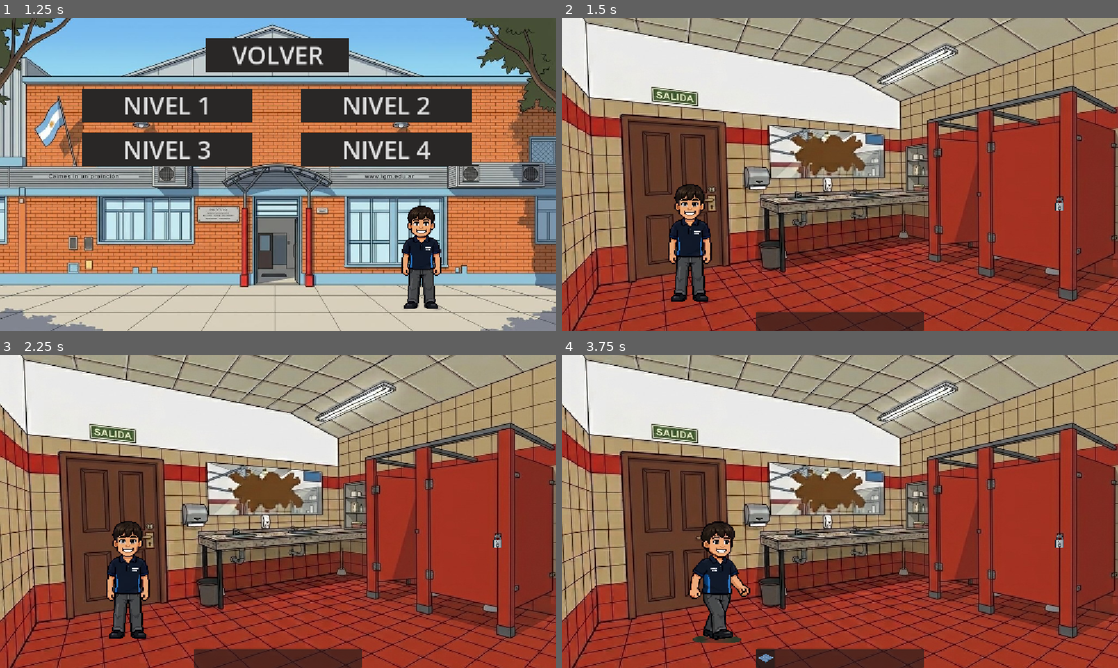
Above: before the commit, frames 1-4 (two rows, left to right).
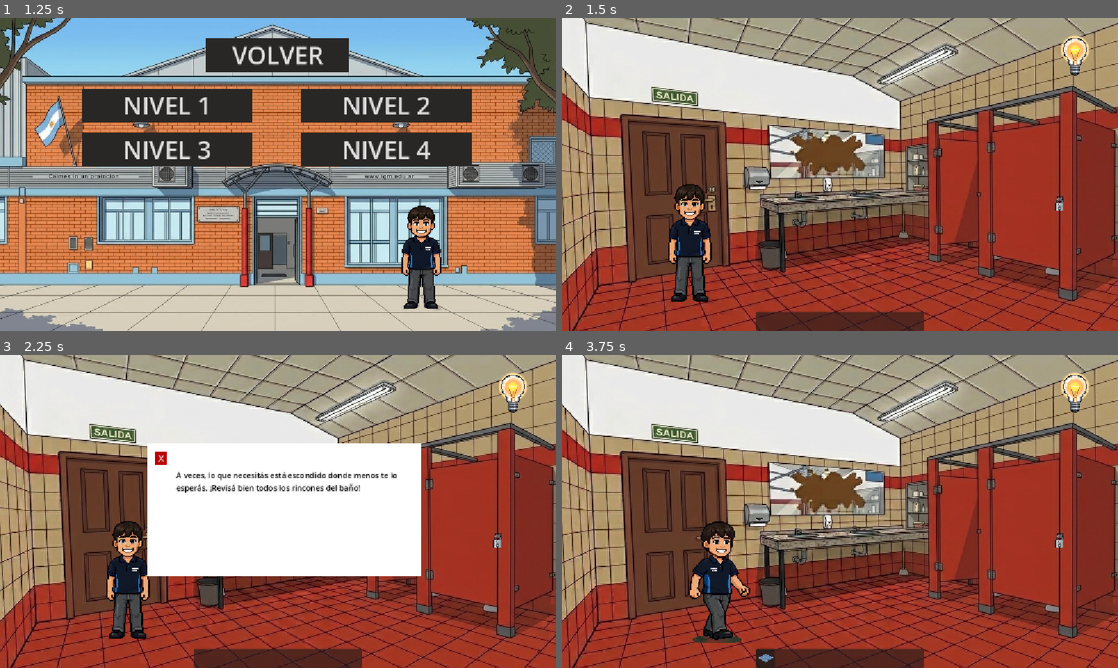
Above: after the commit, the same moments.

Repository: Facudevi/Escape-Room
Game: Godot game, scene res://escenas/settings/menu.tscn
The game is run twice, just before and just after one commit, with the same random seed, the same clock (stepped at 60 frames per second) and the same inputs.
Inputs (mouse positions are in pixels of both pictures, inside the frame that each line leads up to):
- Up to frame 1 (1.25 s): click "JUGAR" at 0.5 s
- Up to frame 2 (1.5 s): click "NIVEL 2" at 1.25 s
- Up to frame 3 (2.25 s): click (511, 389) at 2.02 s
- Up to frame 4 (3.75 s): click (723, 458) at 2.75 s, where only the run after the commit has a clickable "X"; tap Enter at 3.5 s; move the mouse to (773, 592) at 3.52 s; hold Right (ui_right) from 3.53 s (still down); click (773, 592) at 3.67 s

Frame 1 is identical in both runs. In frame 2, 0.4% of the frame differs, in the area x 89-95%, y 5-19%; in frame 3, 20%, in the area x 26-95%, y 5-71%; in frame 4, 0.4%.

Commit message:
pistas nivel2 a arreglar

Diff:
--- a/unlocked/escenas/niveles/nivel2/nivel2.tscn
+++ b/unlocked/escenas/niveles/nivel2/nivel2.tscn
@@ -3,12 +3,14 @@
 [ext_resource type="Script" uid="uid://dnke4oa033os6" path="res://scripts/nivel2/nivel_2.gd" id="1_014pr"]
 [ext_resource type="Texture2D" uid="uid://dk2yvqvk2oh25" path="res://assets/imagen/baño/baño.jpg" id="2_r861x"]
 [ext_resource type="PackedScene" uid="uid://ytirfiey2x6f" path="res://escenas/objetos/piso.tscn" id="3_uiv56"]
+[ext_resource type="PackedScene" uid="uid://bdve5vgf8k77b" path="res://escenas/objetos/lampara.tscn" id="4_uiv56"]
 [ext_resource type="Texture2D" uid="uid://gvwe2iugvvto" path="res://assets/objetos/nivel2/candado.png" id="4_xdaye"]
 [ext_resource type="PackedScene" uid="uid://c8c80wb6phwa7" path="res://escenas/personajes/Castelli.tscn" id="5_1ukr1"]
 [ext_resource type="PackedScene" uid="uid://o40760mseohc" path="res://escenas/niveles/InventarioUI.tscn" id="6_c8im3"]
 [ext_resource type="Script" uid="uid://ft8tgxe3gajp" path="res://scripts/inventario_ui.gd" id="7_063d5"]
 [ext_resource type="PackedScene" uid="uid://octavpnn0cg" path="res://escenas/niveles/nivel2/VistaEspejo.tscn" id="8_fnun1"]
 [ext_resource type="PackedScene" uid="uid://cmvdys4j2qk1g" path="res://escenas/niveles/nivel2/VistaCubiculo.tscn" id="9_eio0c"]
+[ext_resource type="PackedScene" uid="uid://oo6itmgfv3ct" path="res://escenas/objetos/vista_papel_lupa.tscn" id="9_xdaye"]
 [ext_resource type="PackedScene" uid="uid://deb08bj215dv8" path="res://escenas/niveles/nivel2/VistaCandado.tscn" id="10_7ggik"]
 [ext_resource type="PackedScene" uid="uid://0bwujfbvoiqr" path="res://escenas/settings/menu_pausa.tscn" id="11_4ahab"]
 
@@ -27,11 +29,13 @@
 [sub_resource type="RectangleShape2D" id="RectangleShape2D_4uvib"]
 size = Vector2(199, 305)
 
-[node name="Nivel2" type="Node2D" unique_id=138191708 node_paths=PackedStringArray("vista_espejo", "vista_cubiculo", "vista_candado")]
+[node name="Nivel2" type="Node2D" unique_id=138191708 node_paths=PackedStringArray("vista_espejo", "vista_cubiculo", "vista_candado", "vista_papel_lupa", "lampara")]
 script = ExtResource("1_014pr")
 vista_espejo = NodePath("VistaEspejo")
 vista_cubiculo = NodePath("VistaCubiculo")
 vista_candado = NodePath("VistaCandado")
+vista_papel_lupa = NodePath("vistaPapelLupa")
+lampara = NodePath("CanvasLayer/Lampara")
 
 [node name="CanvasLayer" type="CanvasLayer" parent="." unique_id=1553713623]
 
@@ -46,6 +50,8 @@
 
 [node name="Piso" parent="CanvasLayer" unique_id=1149255172 instance=ExtResource("3_uiv56")]
 position = Vector2(393, 684)
+
+[node name="Lampara" parent="CanvasLayer" unique_id=337719741 instance=ExtResource("4_uiv56")]
 
 [node name="SpriteCandado" type="Sprite2D" parent="CanvasLayer" unique_id=354386501]
 position = Vector2(1031, 386)
@@ -91,6 +97,8 @@
 layer = 3
 script = ExtResource("7_063d5")
 
+[node name="vistaPapelLupa" parent="." unique_id=1305914553 instance=ExtResource("9_xdaye")]
+
 [node name="LimitesEscenario" type="StaticBody2D" parent="." unique_id=156127225]
 
 [node name="CollisionPolygon2D" type="CollisionPolygon2D" parent="LimitesEscenario" unique_id=707775683]
@@ -107,6 +115,7 @@
 
 [node name="CanvasLayer2" parent="." unique_id=1355991338 instance=ExtResource("11_4ahab")]
 
+[connection signal="solicitar_pista" from="CanvasLayer/Lampara" to="." method="_on_lampara_solicitar_pista"]
 [connection signal="input_event" from="CanvasLayer/AreaTacho" to="." method="_on_area_tacho_input_event"]
 [connection signal="input_event" from="CanvasLayer/AreaCanilla" to="." method="_on_area_canilla_input_event"]
 [connection signal="input_event" from="CanvasLayer/AreaEspejo" to="." method="_on_area_espejo_input_event"]
--- a/unlocked/escenas/objetos/vista_papel_lupa.tscn
+++ b/unlocked/escenas/objetos/vista_papel_lupa.tscn
@@ -39,7 +39,6 @@
 grow_horizontal = 2
 grow_vertical = 2
 theme_override_colors/font_color = Color(0, 0, 0, 1)
-text = "hfsdhfblDSHFLDSJFLDSJFLDJSHFDHFLDJHFLDJLFJDHSlññññññññññ"
 autowrap_mode = 2
 
 [node name="BotonCerrar" type="Button" parent="TextureRect" unique_id=1534232375]
--- a/unlocked/scripts/lampara.gd
+++ b/unlocked/scripts/lampara.gd
@@ -2,7 +2,7 @@
 
 signal solicitar_pista
 
-@onready var boton_lampara: TextureButton = $botonLampara # O Button, según lo que uses
+@onready var boton_lampara: TextureButton = $botonLampara # Ajusta si es Button o TextureButton según tu nodo
 
 func _ready() -> void:
 	if boton_lampara != null:
@@ -10,5 +10,4 @@
 			boton_lampara.pressed.connect(_on_boton_lampara_pressed)
 
 func _on_boton_lampara_pressed() -> void:
-	print("¡Lampara tocada! Solicitando pista...")
 	solicitar_pista.emit()
--- a/unlocked/scripts/nivel2/nivel_2.gd
+++ b/unlocked/scripts/nivel2/nivel_2.gd
@@ -14,14 +14,17 @@
 @export var vista_espejo: CanvasLayer
 @export var vista_cubiculo: CanvasLayer
 @export var vista_candado: CanvasLayer
-
-# Carga de imágenes del fondo principal (Asegúrate de que las rutas sean las correctas)
+@export var vista_papel_lupa: CanvasLayer
+@export var lampara: Node2D # Referencia al nodo Lampara en la escena
+
+# Carga de imágenes del fondo principal
 var imagen_bano_espejo_limpio: Texture2D = preload("res://assets/imagen/baño/baño_espejo_limpio.png")
 var imagen_bano_cubiculo_abierto: Texture2D = preload("res://assets/imagen/baño/baño_cubiculo_abierto.png")
 var imagen_bano_final: Texture2D = preload("res://assets/imagen/baño/baño_final.png")
 
 # Estados del nivel
 var tacho_recolectado: bool = false
+var intento_tocar_espejo_sin_trapo: bool = false
 var espejo_limpio: bool = false
 var cubiculo_abierto: bool = false
 var puerta_salida_abierta: bool = false
@@ -45,6 +48,11 @@
 	if vista_candado != null:
 		if not vista_candado.candado_desbloqueado_exitosamente.is_connected(_on_candado_desbloqueado):
 			vista_candado.candado_desbloqueado_exitosamente.connect(_on_candado_desbloqueado)
+
+	# Conexión de la señal solicitar_pista desde la lámpara
+	if lampara != null:
+		if not lampara.solicitar_pista.is_connected(_on_solicitar_pista):
+			lampara.solicitar_pista.connect(_on_solicitar_pista)
 
 
 func _process(_delta: float) -> void:
@@ -93,6 +101,9 @@
 
 func _on_area_espejo_input_event(_viewport: Node, event: InputEvent, _shape_idx: int) -> void:
 	if event is InputEventMouseButton and event.pressed and event.button_index == MOUSE_BUTTON_LEFT:
+		if not espejo_limpio:
+			intento_tocar_espejo_sin_trapo = true
+
 		if vista_espejo != null:
 			vista_espejo.abrir_vista_espejo(espejo_limpio)
 
@@ -119,16 +130,13 @@
 func _on_candado_desbloqueado() -> void:
 	cubiculo_abierto = true
 
-	# 1. Eliminamos por completo el sprite del candado independiente del mapa principal
 	if sprite_candado != null:
 		sprite_candado.visible = false
 		sprite_candado.queue_free()
 
-	# 2. Actualizamos la VistaCubiculo en zoom (se mantiene abierta con la llave)
 	if vista_cubiculo != null:
 		vista_cubiculo.desbloquear_cubiculo_zoom()
 
-	# 3. Cambiamos la textura del fondo principal a la versión sin candado
 	if fondo_nivel != null:
 		if imagen_bano_cubiculo_abierto != null:
 			fondo_nivel.texture = imagen_bano_cubiculo_abierto
@@ -161,3 +169,48 @@
 	print("¡NIVEL 2 COMPLETADO CON ÉXITO!")
 	Global.reiniciar_datos()
 	get_tree().change_scene_to_file("res://escenas/settings/niveles.tscn")
+
+
+# --- LÓGICA DE PISTAS CON LA LÁMPARA (5 PISTAS DEL NIVEL 2) ---
+
+# --- LÓGICA DE PISTAS CON LA LÁMPARA (5 PISTAS DEL NIVEL 2) ---
+
+func _on_solicitar_pista() -> void:
+	if vista_papel_lupa == null:
+		print("Error: vista_papel_lupa no está asignada en el Inspector.")
+		return
+
+	var texto_pista: String = ""
+
+	var tiene_trapo_seco: bool = false
+	var tiene_trapo_humedo: bool = false
+
+	for item in Global.inventario:
+		if item != null:
+			if "trapo_seco" in item:
+				tiene_trapo_seco = true
+			if "trapo_humedo" in item:
+				tiene_trapo_humedo = true
+
+	# Evaluamos las 5 pistas en orden estricto de progresión:
+	if cubiculo_abierto:
+		# Pista 5 — Después de descubrir el código
+		texto_pista = "¡Ya descubriste el código! Ahora buscá dónde ingresarlo para desbloquear lo que te permitirá continuar tu aventura."
+	elif espejo_limpio:
+		# Pista 4 — Después de limpiar el espejo
+		texto_pista = "¡Bien hecho! Ahora que podés ver mejor el espejo, prestá atención a los números que aparecen. ¡Podrían ser importantes!"
+	elif intento_tocar_espejo_sin_trapo and not tacho_recolectado:
+		# Pista 2 — Después de tocar el espejo (sin el trapo y sin haberlo buscado aún)
+		texto_pista = "El trapo podría servirte para limpiar el espejo, pero está demasiado seco. ¡Quizás necesite un poco de agua antes de usarlo!"
+	elif tacho_recolectado or tiene_trapo_seco or tiene_trapo_humedo:
+		# Pista 3 — Después de encontrar el trapo
+		texto_pista = "¡Encontraste algo que podría servirte! Observá bien el baño y pensá qué objeto podría necesitar una limpieza."
+	else:
+		# Pista 1 — Antes de encontrar el trapo ni tocar el espejo
+		texto_pista = "A veces, lo que necesitás está escondido donde menos te lo esperás. ¡Revisá bien todos los rincones del baño!"
+
+	# Mostramos el texto en el papel lupa
+	if vista_papel_lupa.has_method("mostrar_pista"):
+		vista_papel_lupa.mostrar_pista(texto_pista)
+	else:
+		vista_papel_lupa.visible = true
